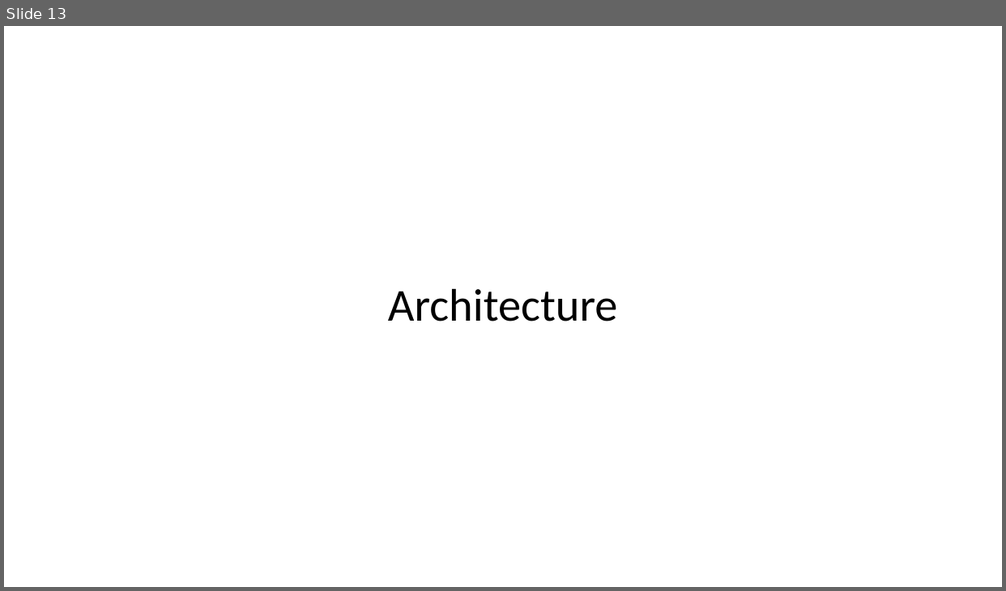
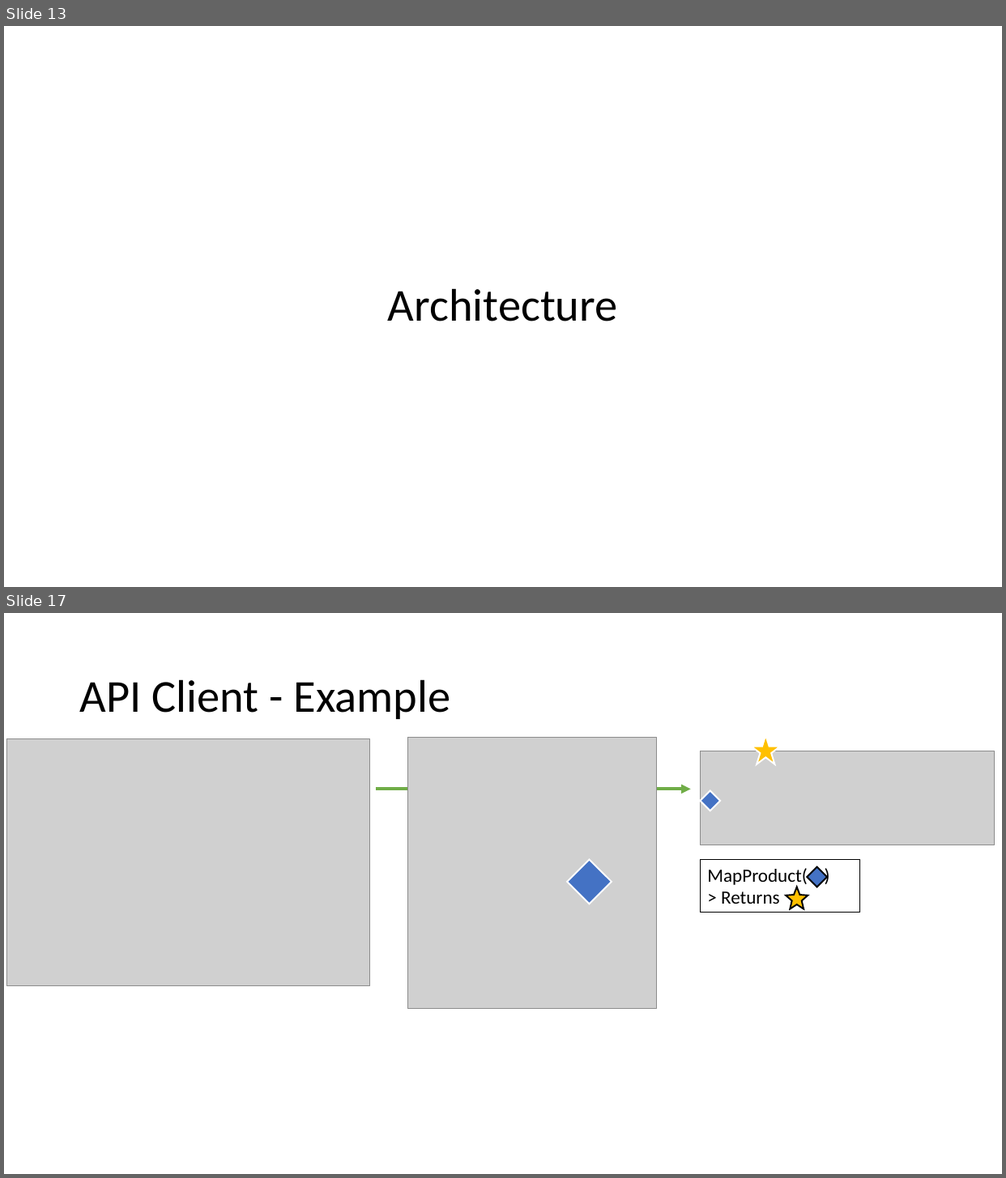
Before and after one commit to RosarioBrancato/SpeechBasedGroceries, a slide deck: Documentation/presentation.pptx. Shown one above the other, each under a label of ours: slide 13 before the commit, slides 13 and 17 after it; the slides between them are not shown. The pictures are 1006x591 and 1006x1178 pixels, drawn with LibreOffice and Linux fonts; fonts in the diff are those of the drawing; grey boxes stand for pictures. Boxes give left, top, right and bottom in pixels: in the first picture for what was removed or moved away, otherwise in the second. Text is boxed around its words. In the diff, an @@ line names an element or a change of style, - is before the commit and + after.

```diff
--- a/Documentation/presentation.pptx
+++ b/Documentation/presentation.pptx
@@ slide 17 added at (4,613,1002,1174), background #FFFFFF @@
@@ title added at (80,679,451,719), 44 pt, text #000000 @@
+API Client - Example
@@ picture added at (7,739,370,986) @@
@@ picture added at (407,737,656,1008) @@
@@ picture added at (701,752,995,845) @@
@@ star added at (751,735,780,764), fill #FFC000, outline #FFFFFF 1.5 pt @@
@@ arrow added from (376, 789) to (691, 789), #70AD47 3 pt @@
@@ diamond added at (701,791,720,811), fill #4472C4, outline #FFFFFF 1.5 pt @@
@@ diamond added at (567,859,612,904), fill #4472C4, outline #FFFFFF 1.5 pt @@
@@ rectangle added at (701,859,860,913), outline #000000 0.75 pt, 18 pt, text #000000 @@
+MapProduct( )
+> Returns
@@ diamond added at (808,867,828,887), fill #4472C4, outline #000000 1.5 pt @@
@@ star added at (786,887,808,909), fill #FFC000, outline #000000 1.5 pt @@
```
Also in this commit, not shown: 4 other slides added.
